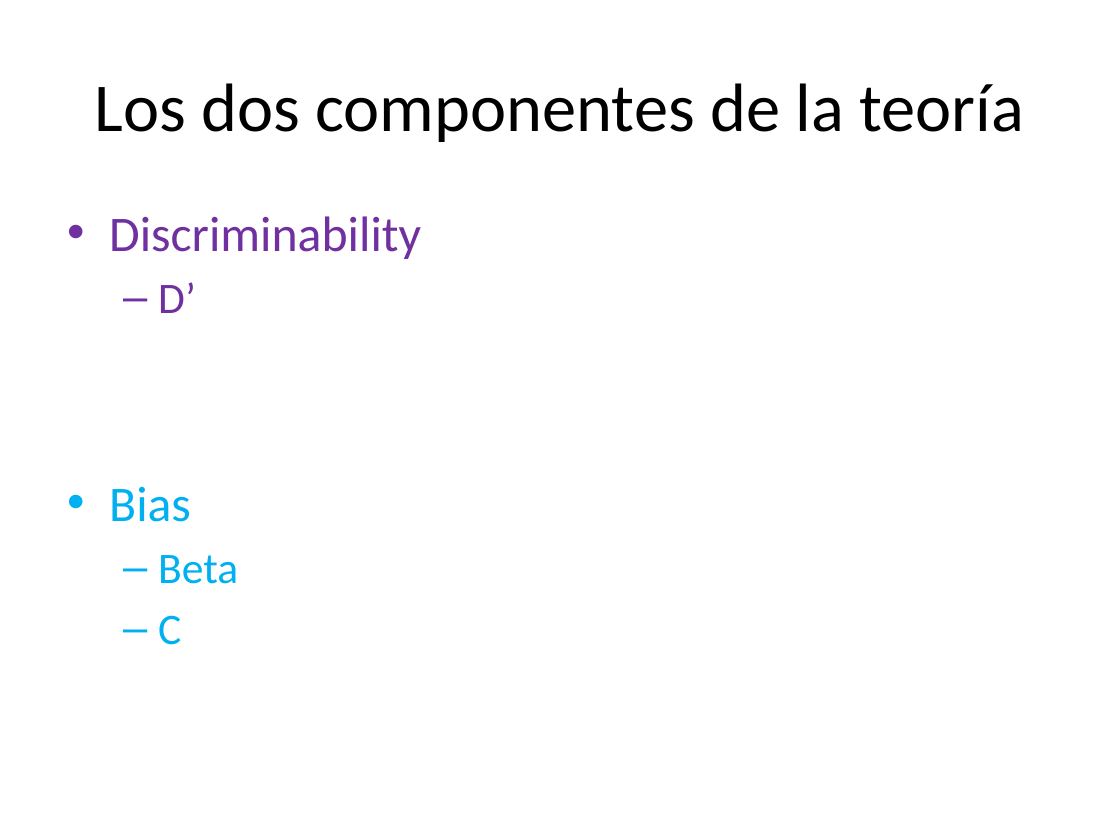
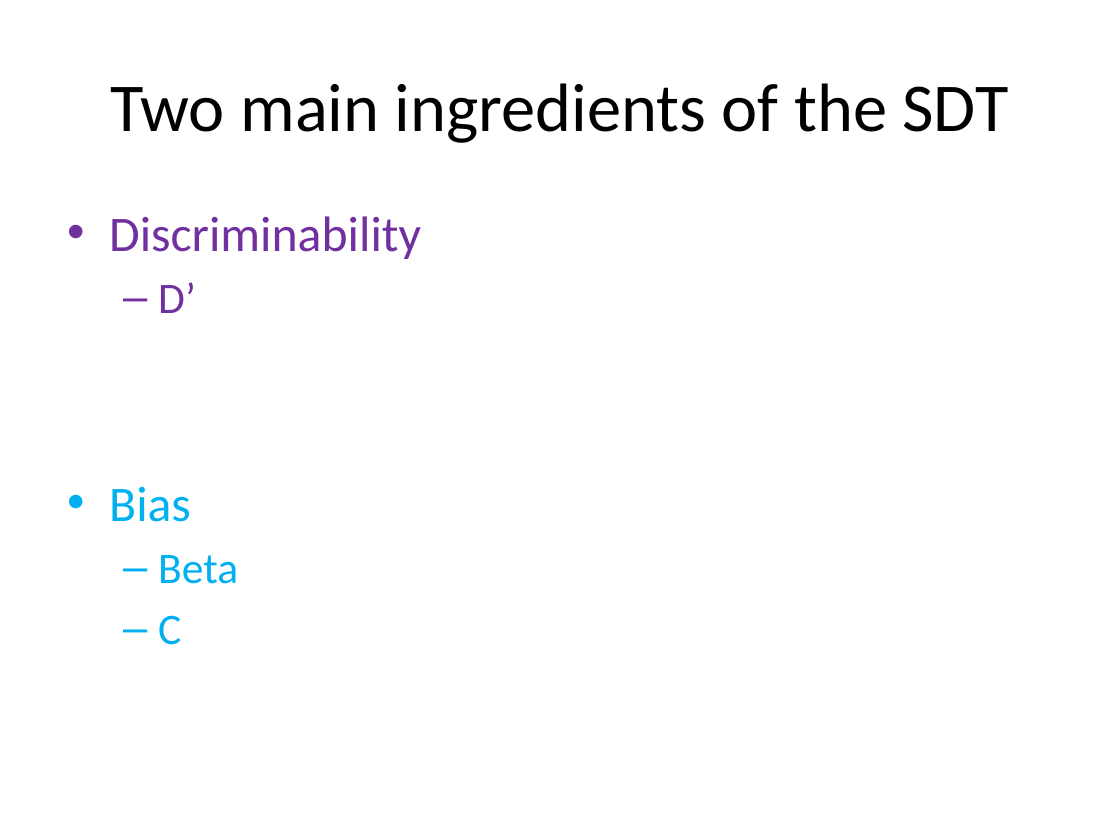
Before and after one commit to Adrifelcha/Adrifelcha, a slide deck: slide 9 of Tesis/Presentaciones/Seminario_Maden_.pptx. Drawn at 1120x840 pixels with LibreOffice and Linux fonts; fonts in the diff are those of the drawing. Boxes give left, top, right and bottom in pixels: in the first picture for what was removed or moved away, otherwise in the second. Text is boxed around its words. In the diff, an @@ line names an element or a change of style, - is before the commit and + after.

```diff
--- a/Tesis/Presentaciones/Seminario_Maden_.pptx
+++ b/Tesis/Presentaciones/Seminario_Maden_.pptx
@@ title at box(110, 83, 1009, 143): text changed @@
-Los dos componentes de la teoría
+Two main ingredients of the SDT
```
Also in this commit, not shown: 6 other slides changed, 1 slide added, 5 slides removed, 1 other file.
